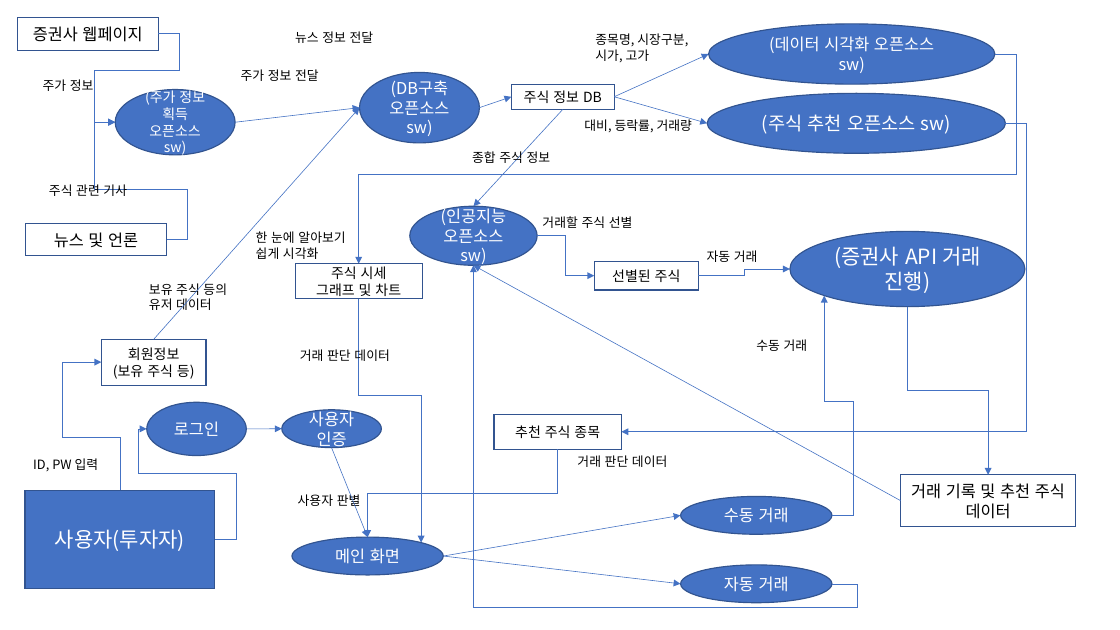
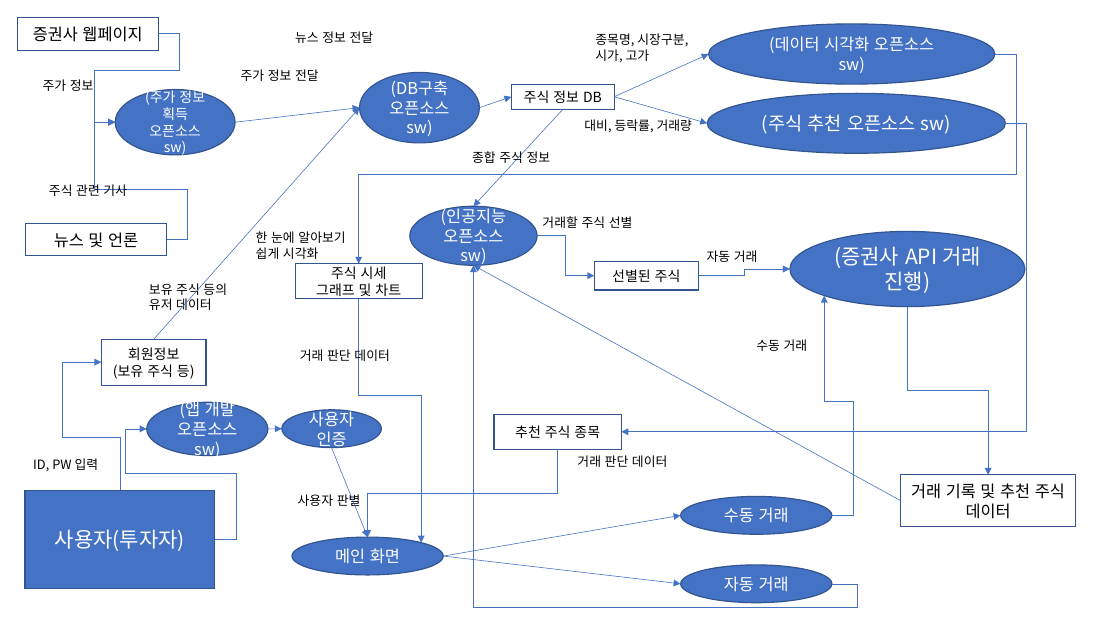
Before and after one commit to OpenSource-A-414/opensource-A--414, a slide deck: slide 1 of dfd 2차.pptx. Drawn at 1120x630 pixels with LibreOffice and Linux fonts; fonts in the diff are those of the drawing. Boxes give left, top, right and bottom in pixels: in the first picture for what was removed or moved away, otherwise in the second. Text is boxed around its words. In the diff, an @@ line names an element or a change of style, - is before the commit and + after.

Commit message:
로그인을 앱 개발 오픈소스sw로 변경

```diff
--- a/dfd 2차.pptx
+++ b/dfd 2차.pptx
@@ ellipse "(앱 개발": place and size @@
-ellipse "(앱 개발" at (147,402,247,455)
+ellipse "(앱 개발" at (147,402,268,455)
@@ text in ellipse at (177,399,237,460): text changed @@
-로그인
+(앱 개발
+오픈소스sw)
@@ elbow arrow (215, 539) - (147, 429): route changed @@
@@ arrow moved from (246, 429) - (281, 429) to (268, 429) - (281, 429) @@
```
